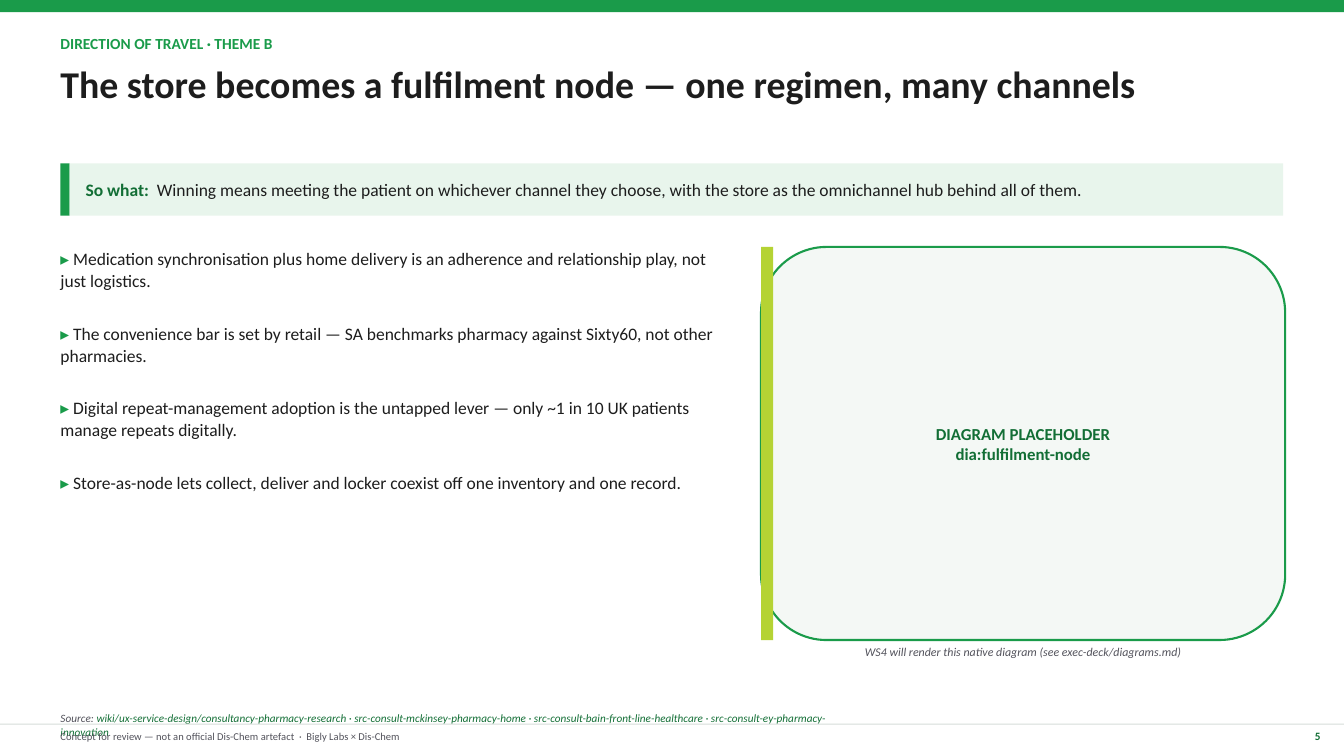
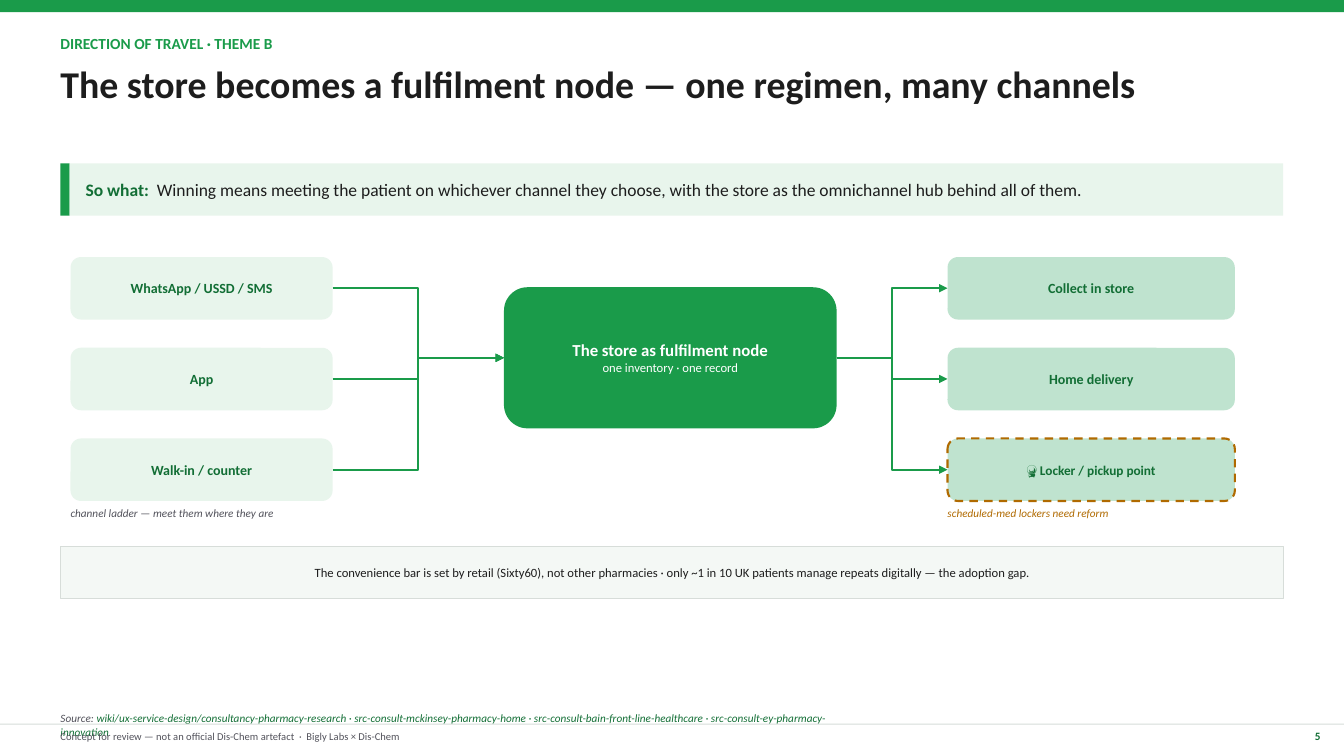
Before and after one commit to jianreis/tamsin-work, a slide deck: slide 5 of deliverables/00-scripting-strategy-deck.pptx. Drawn at 1344x756 pixels with LibreOffice and Linux fonts; fonts in the diff are those of the drawing. Boxes give left, top, right and bottom in pixels: in the first picture for what was removed or moved away, otherwise in the second. Text is boxed around its words. In the diff, an @@ line names an element or a change of style, - is before the commit and + after.

```diff
--- a/deliverables/00-scripting-strategy-deck.pptx
+++ b/deliverables/00-scripting-strategy-deck.pptx
@@ text removed at bbox=[60, 253, 706, 290] @@
-▸ Medication synchronisation plus home delivery is an adherence and relationship play, not just logistics.
@@ rounded rectangle added at bbox=[71, 257, 333, 320], fill #E8F5EC, 10 pt, text #126E35, bold @@
+WhatsApp / USSD / SMS
@@ rounded rectangle removed at bbox=[761, 247, 1286, 640] @@
-DIAGRAM PLACEHOLDER
-dia:fulfilment-node
@@ rectangle removed at bbox=[761, 247, 773, 640] @@
@@ rounded rectangle added at bbox=[948, 257, 1235, 320], fill #BFE3CF, 10 pt, text #126E35, bold @@
+Collect in store
@@ elbow arrow added from (333, 288) to (504, 358), #1A9B4A 1.25 pt @@
@@ rounded rectangle added at bbox=[504, 287, 837, 429], fill #1A9B4A, 12 pt, text #FFFFFF, bold @@
+The store as fulfilment node
+one inventory · one record
@@ elbow arrow added from (837, 358) to (948, 288), #1A9B4A 1.25 pt @@
@@ text removed at bbox=[60, 328, 713, 365] @@
-▸ The convenience bar is set by retail — SA benchmarks pharmacy against Sixty60, not other pharmacies.
@@ rounded rectangle added at bbox=[71, 348, 333, 410], fill #E8F5EC, 10 pt, text #126E35, bold @@
+App
@@ elbow arrow added from (333, 379) to (504, 358), #1A9B4A 1.25 pt @@
@@ elbow arrow added from (333, 470) to (504, 358), #1A9B4A 1.25 pt @@
@@ elbow arrow added from (837, 358) to (948, 379), #1A9B4A 1.25 pt @@
@@ elbow arrow added from (837, 358) to (948, 470), #1A9B4A 1.25 pt @@
@@ rounded rectangle added at bbox=[948, 348, 1235, 410], fill #BFE3CF, 10 pt, text #126E35, bold @@
+Home delivery
@@ text removed at bbox=[60, 402, 690, 439] @@
-▸ Digital repeat-management adoption is the untapped lever — only ~1 in 10 UK patients manage repeats digitally.
@@ rounded rectangle added at bbox=[71, 439, 333, 501], fill #E8F5EC, 10 pt, text #126E35, bold @@
+Walk-in / counter
@@ rounded rectangle added at bbox=[948, 439, 1235, 501], fill #BFE3CF, outline #B06A00 1.5 pt dashed, 9.5 pt, text #126E35, bold @@
+🔮 Locker / pickup point
@@ text removed at bbox=[73, 477, 681, 492] @@
-▸ Store-as-node lets collect, deliver and locker coexist off one inventory and one record.
@@ text added at bbox=[71, 509, 274, 519], 8 pt, text #52525B, italic @@
+channel ladder — meet them where they are
@@ text added at bbox=[947, 509, 1108, 519], 8 pt, text #B06A00, italic @@
+scheduled-med lockers need reform
@@ rectangle added at bbox=[60, 546, 1284, 599], fill #F4F8F5, outline #D7DDD9 0.75 pt, 9 pt, text #1D1D1D @@
+The convenience bar is set by retail (Sixty60), not other pharmacies · only ~1 in 10 UK patients manage repeats digitally — the adoption gap.
@@ text removed at bbox=[865, 647, 1181, 658] @@
-WS4 will render this native diagram (see exec-deck/diagrams.md)
```
Also in this commit, not shown: 30 other slides changed, 2 slides removed, 4 other files.
